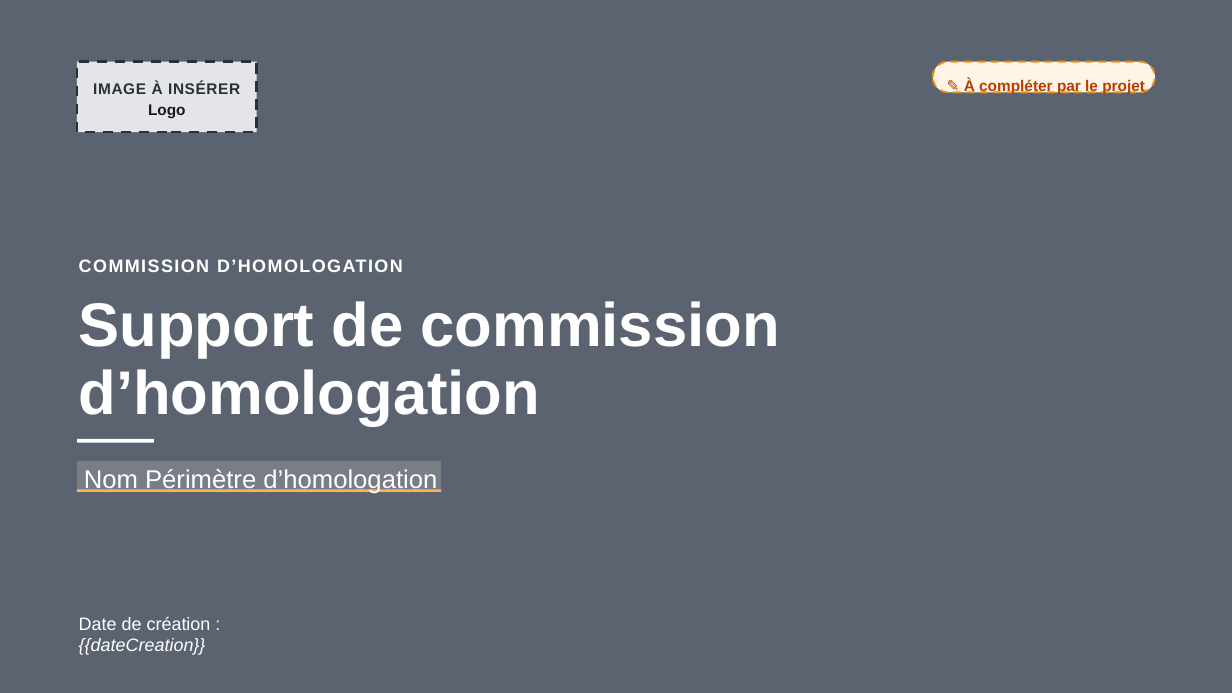
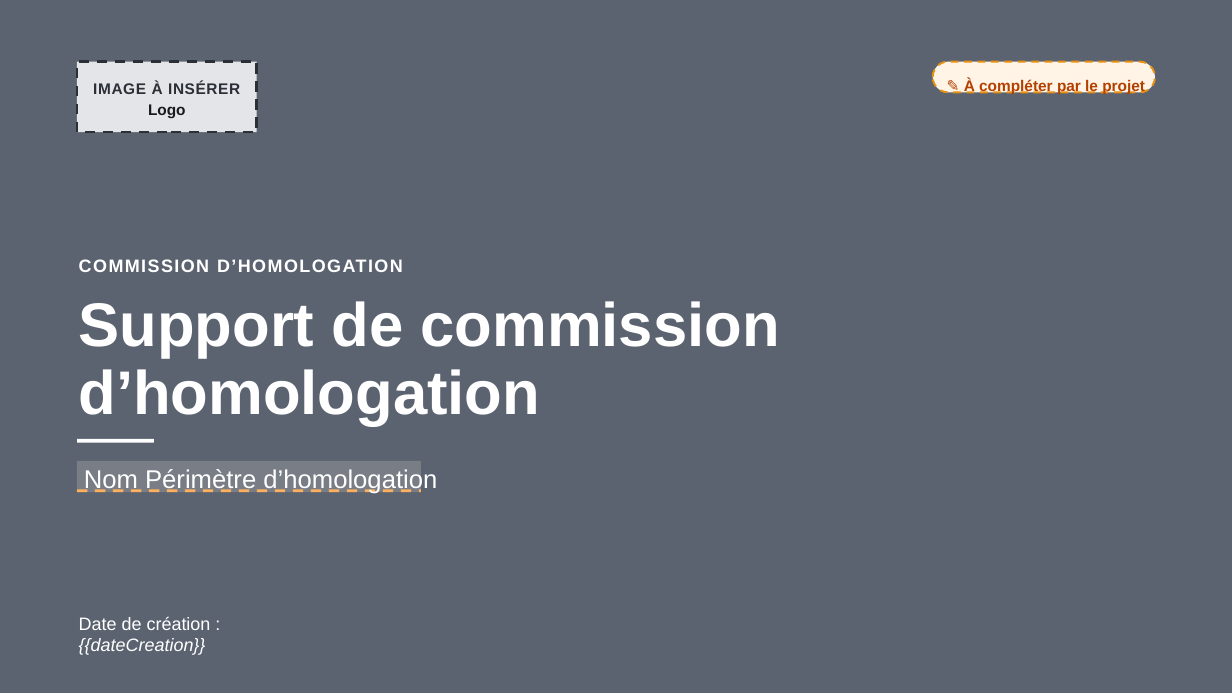
Before and after one commit to betagouv/mon-service-securise, a slide deck: slide 1 of src/vuesPowerpoint/supportCommissionHomologation.pptx. Drawn at 1232x693 pixels with LibreOffice and Linux fonts; fonts in the diff are those of the drawing. Boxes give left, top, right and bottom in pixels: in the first picture for what was removed or moved away, otherwise in the second. Text is boxed around its words. In the diff, an @@ line names an element or a change of style, - is before the commit and + after.

```diff
--- a/src/vuesPowerpoint/supportCommissionHomologation.pptx
+++ b/src/vuesPowerpoint/supportCommissionHomologation.pptx
@@ rectangle: place and size @@
-rectangle at <box>77,461,441,492</box>
+rectangle at <box>77,461,421,492</box>
@@ rectangle removed at <box>77,490,441,492</box> @@
@@ line added from (77, 491) to (421, 491), #FFB05C 3 pt dashed @@
```
Also in this commit, not shown: 21 other slides changed.
